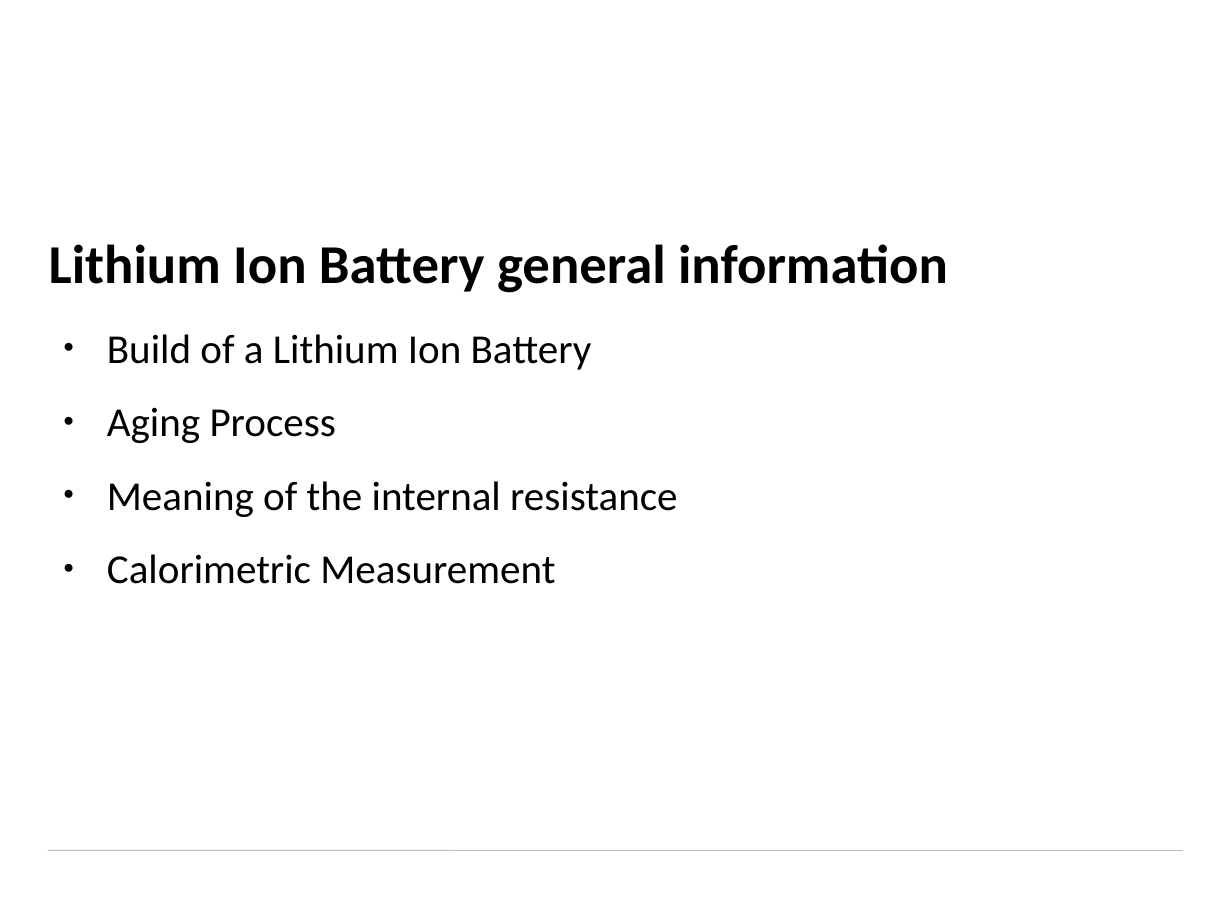
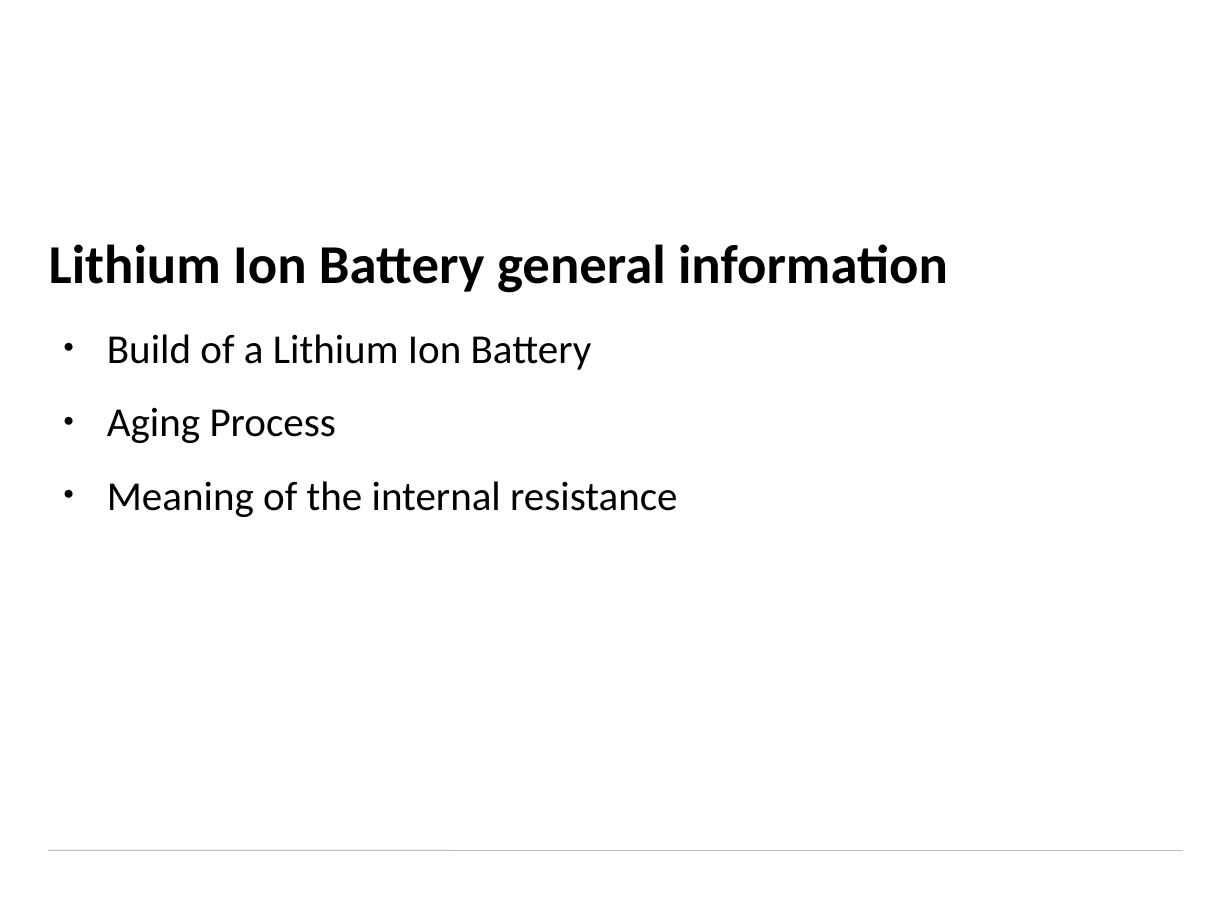
Before and after one commit to Flolicious/BA, a slide deck: slide 2 of BA_Presentation.odp. Drawn at 1232x924 pixels with LibreOffice and Linux fonts; fonts in the diff are those of the drawing; background and template pictures are left out. Boxes give left, top, right and bottom in pixels: in the first picture for what was removed or moved away, otherwise in the second. Text is boxed around its words. In the diff, an @@ line names an element or a change of style, - is before the commit and + after.

```diff
--- a/BA_Presentation.odp
+++ b/BA_Presentation.odp
@@ text at box(107, 554, 555, 584): paragraph removed @@
-● Calorimetric Measurement
```
Also in this commit, not shown: 1 other slide changed, 1 slide added, 2 other files.
